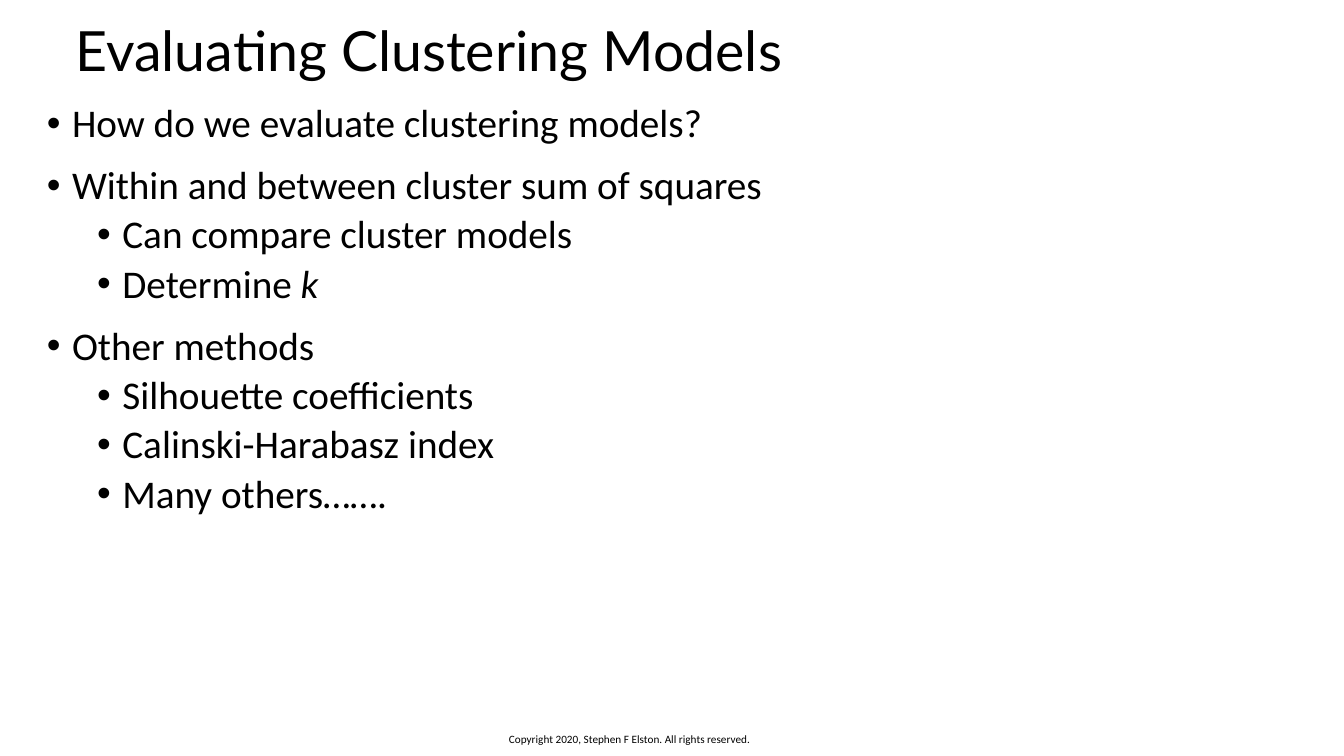
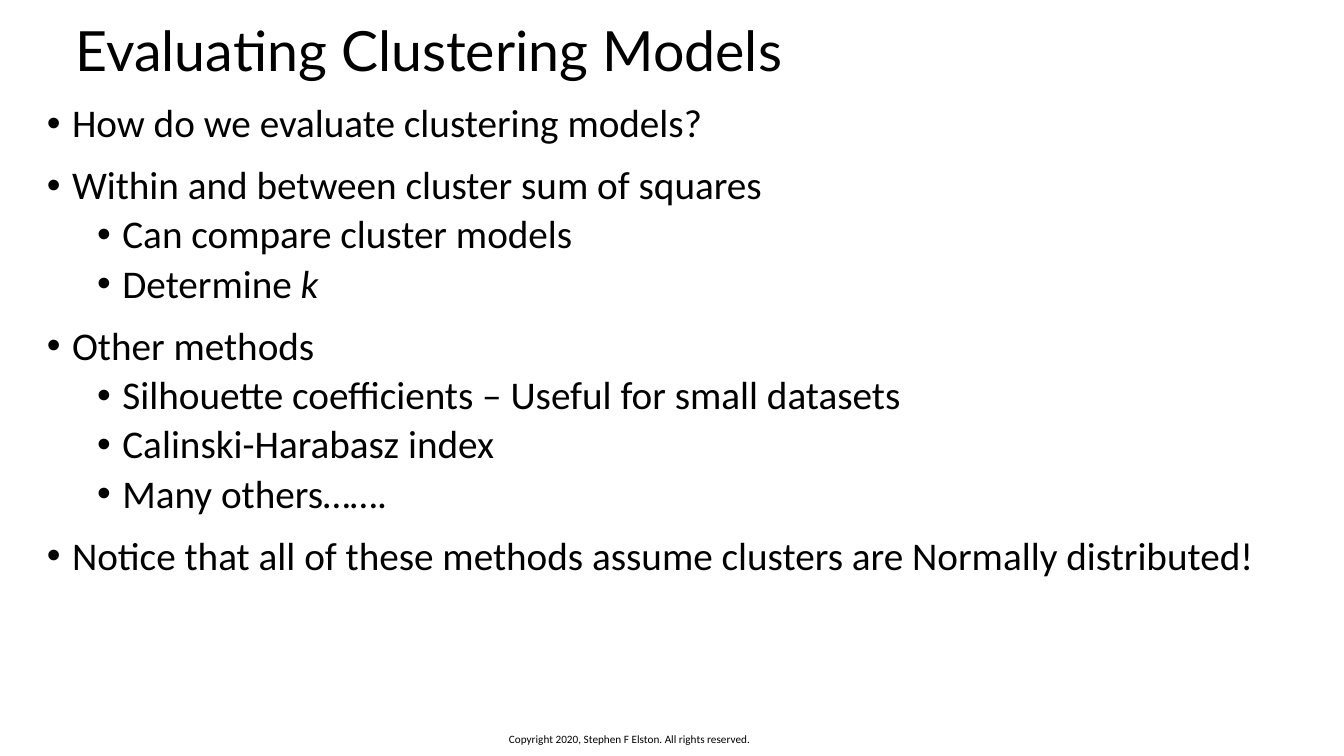
Before and after one commit to StephenElston/CSCI-E-83, a slide deck: slide 36 of Lesson12/IntroductionToClustering.pptx (slide 34 before the commit). Drawn at 1344x756 pixels with LibreOffice and Linux fonts; fonts in the diff are those of the drawing. Boxes give left, top, right and bottom in pixels: in the first picture for what was removed or moved away, otherwise in the second. Text is boxed around its words. In the diff, an @@ line names an element or a change of style, - is before the commit and + after.

```diff
--- a/Lesson12/IntroductionToClustering.pptx
+++ b/Lesson12/IntroductionToClustering.pptx
@@ text at (x1=122, y1=381, x2=900, y2=410): text changed @@
-  • Silhouette coefficients
+  • Silhouette coefficients – Useful for small datasets
@@ text at (x1=72, y1=542, x2=1253, y2=577): paragraph added @@
+• Notice that all of these methods assume clusters are Normally distributed!
```
Also in this commit, not shown: 6 other slides changed, 5 slides added.
